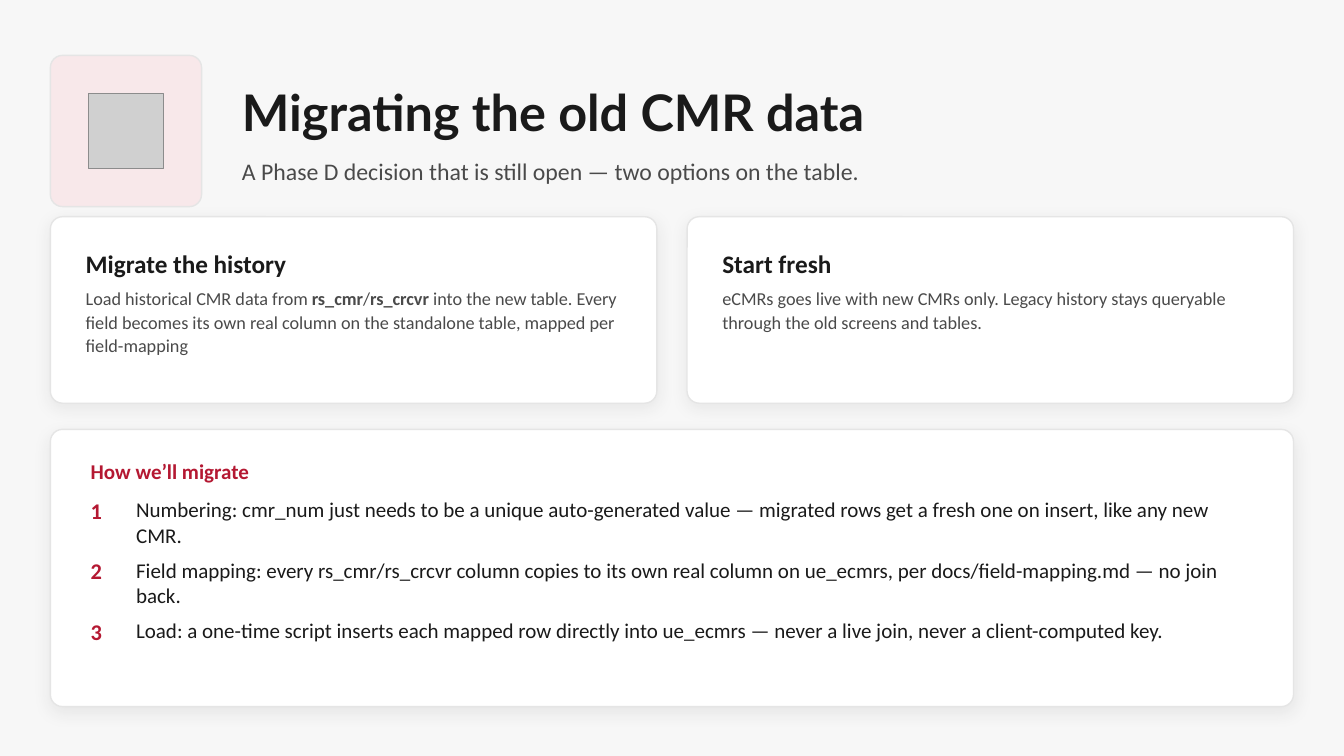
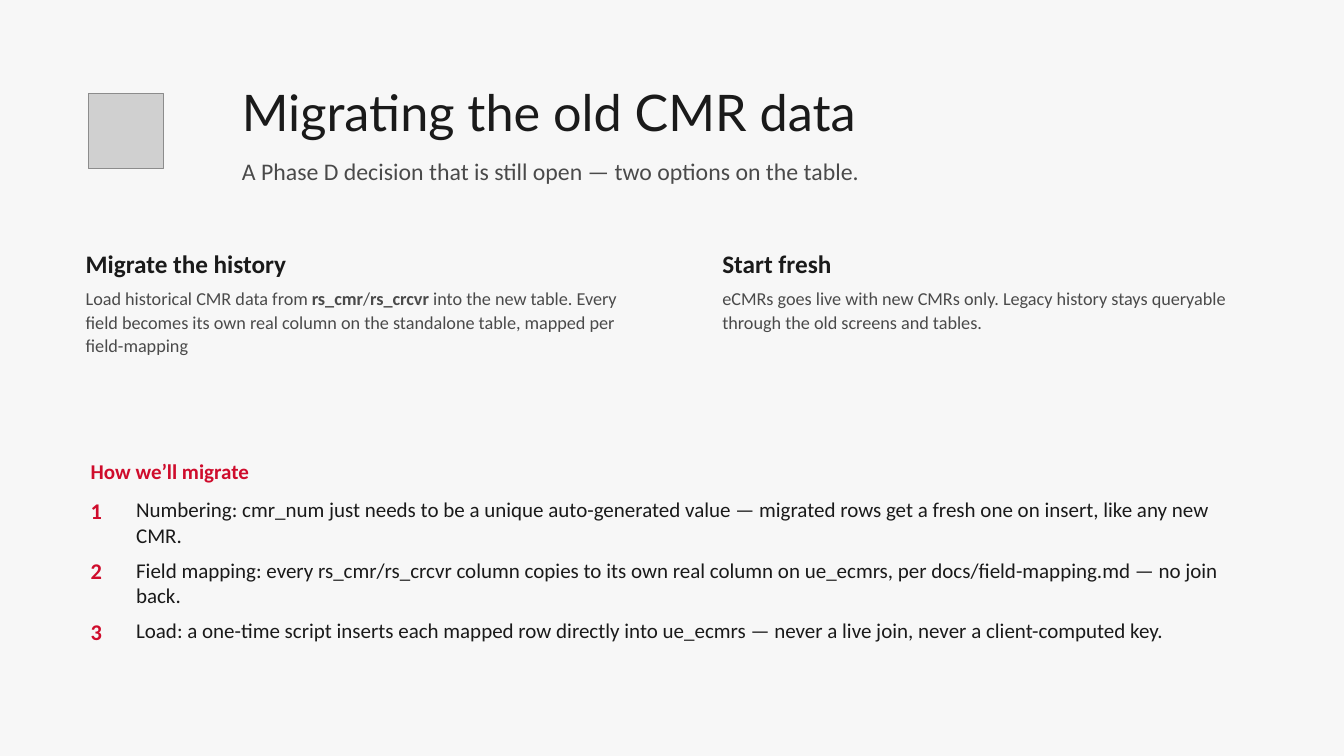
Before and after one commit to Enflite/eCMRs, a slide deck: slide 10 of docs/presentations/eCMRs_plan.pptx. Drawn at 1344x756 pixels with LibreOffice and Linux fonts; fonts in the diff are those of the drawing; grey boxes stand for pictures. Boxes give left, top, right and bottom in pixels: in the first picture for what was removed or moved away, otherwise in the second. Text is boxed around its words. In the diff, an @@ line names an element or a change of style, - is before the commit and + after.

```diff
--- a/docs/presentations/eCMRs_plan.pptx
+++ b/docs/presentations/eCMRs_plan.pptx
@@ rounded rectangle removed at (50, 55, 202, 207) @@
@@ text "Migrating the old CMR data" at (242, 94, 856, 140): bold off @@
@@ rounded rectangle removed at (50, 217, 657, 403) @@
@@ rounded rectangle removed at (688, 217, 1295, 403) @@
@@ rounded rectangle removed at (50, 430, 1294, 707) @@
@@ text colour #B41832 to #CF0C2C in 4 elements at (91, 464, 249, 483), (91, 504, 102, 519), (91, 564, 102, 579), (91, 625, 102, 640) @@
```
Also in this commit, not shown: 12 other slides changed, 2 other files.
